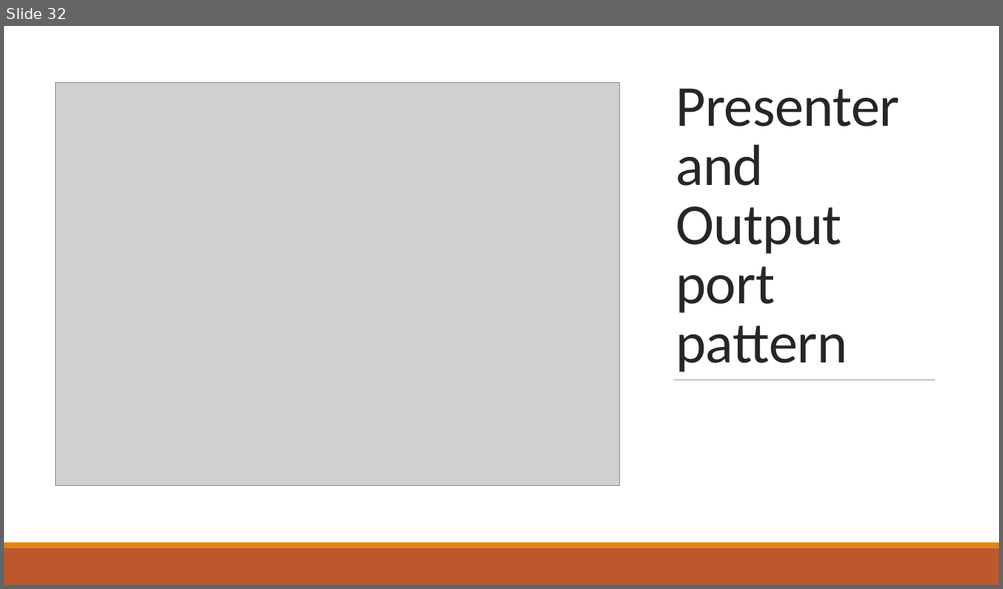
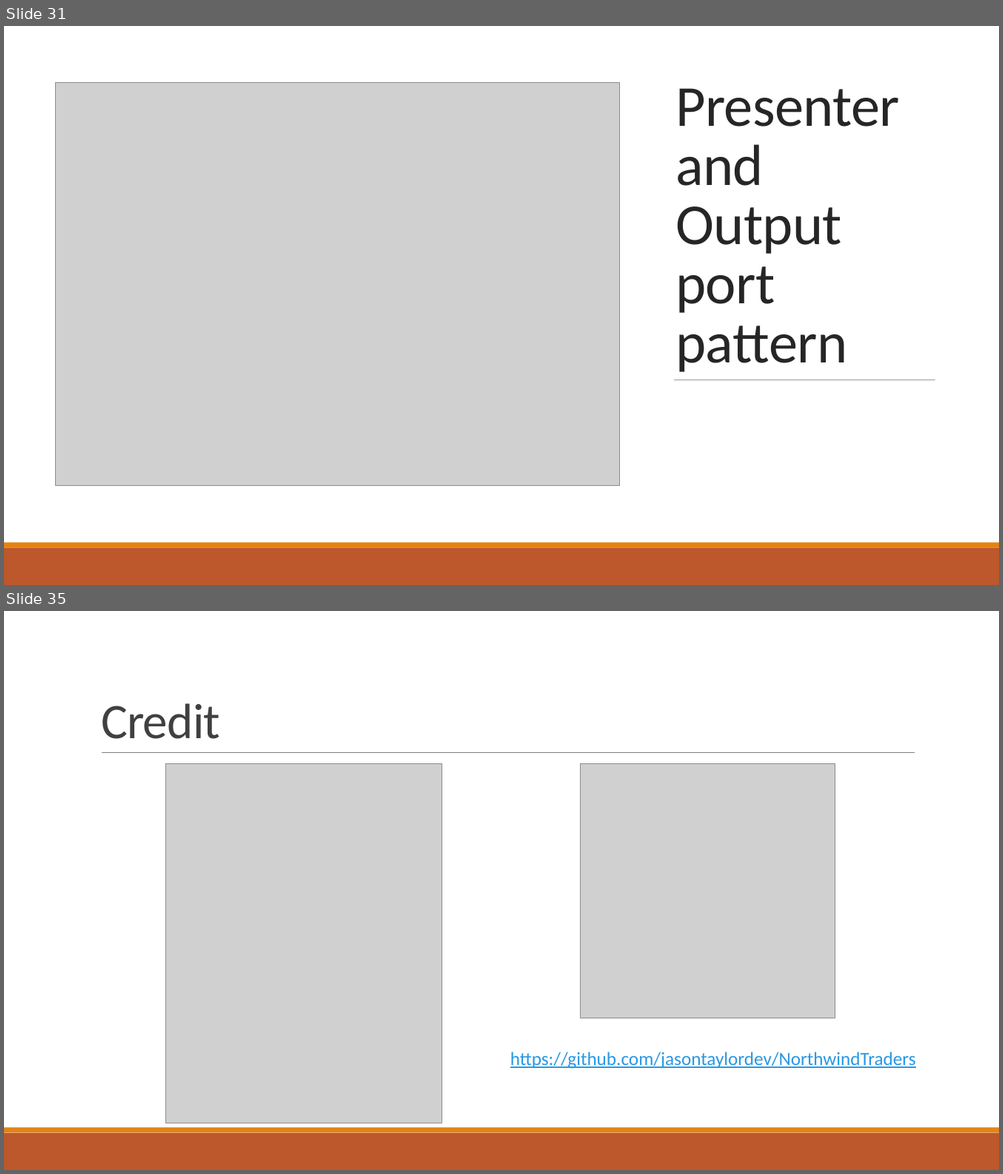
Before and after one commit to nguyentanphu/FlirtingApp, a slide deck: Introduction_to_clean_architecture.pptx. Shown one above the other, each under a label of ours: slide 32 before the commit, slides 31 and 35 after it; the slides between them are not shown. The pictures are 1003x589 and 1003x1174 pixels, drawn with LibreOffice and Linux fonts; fonts in the diff are those of the drawing; grey boxes stand for pictures. Boxes give left, top, right and bottom in pixels: in the first picture for what was removed or moved away, otherwise in the second. Text is boxed around its words. In the diff, an @@ line names an element or a change of style, - is before the commit and + after.

```diff
--- a/Introduction_to_clean_architecture.pptx
+++ b/Introduction_to_clean_architecture.pptx
@@ slide 35 added at [4,611,999,1170], background #FFFFFF @@
@@ title added at [101,703,220,739], 48 pt, text #404040 @@
+Credit
@@ line added from (102, 753) to (915, 753), #808080 0.5 pt @@
@@ picture added at [165,764,441,1124] @@
@@ picture added at [580,764,834,1019] @@
@@ text added at [510,1052,916,1069], 18 pt, text #2998E3, underline @@
+https://github.com/jasontaylordev/NorthwindTraders
@@ rectangle added at [4,1133,999,1170], fill #BD582C @@
@@ rectangle added at [4,1128,999,1133], fill #E48312 @@
@@ what was slide 32 is now slide 31 @@
```
Also in this commit, not shown: 4 slides changed, 5 other slides added, 2 slides removed.
